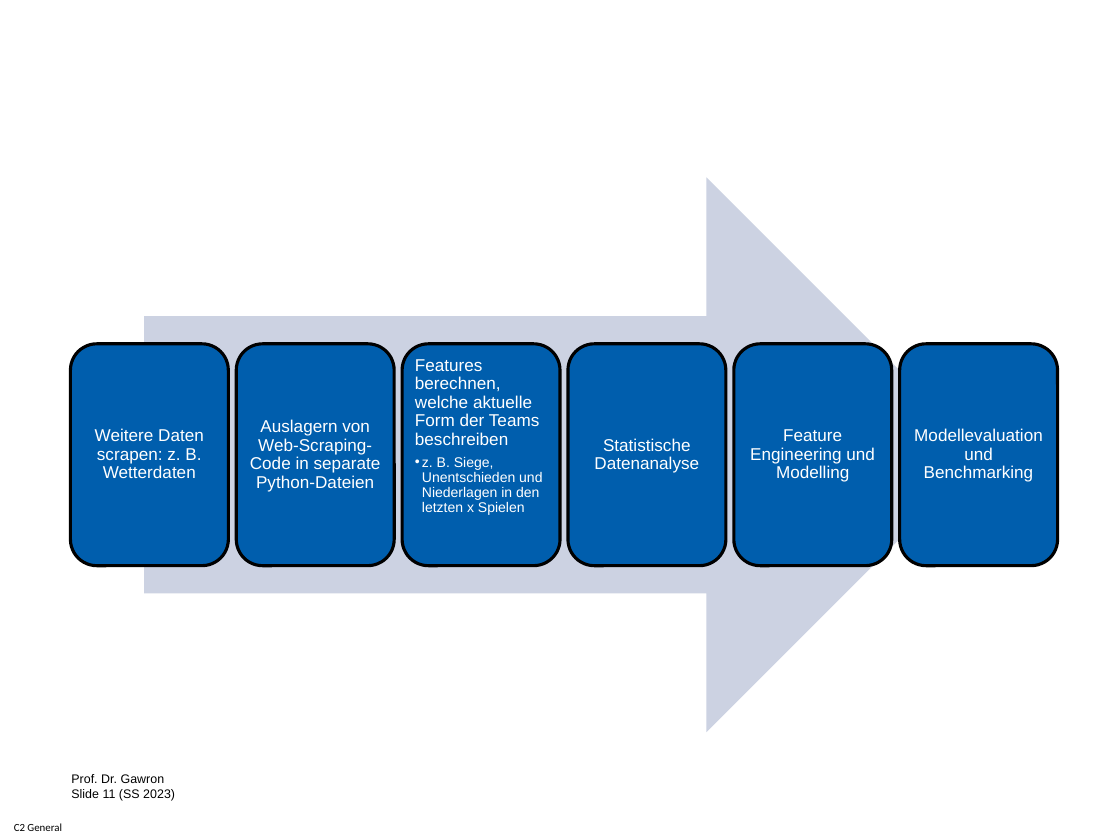
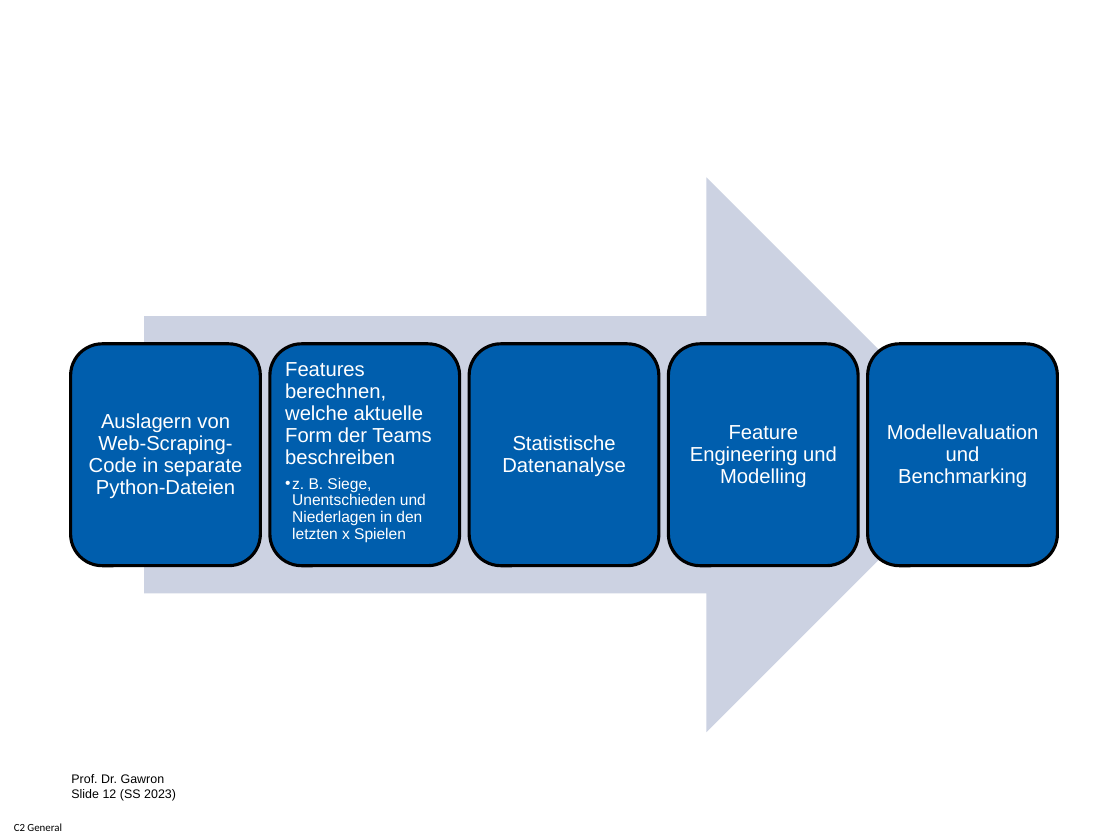
Before and after one commit to lucajanas/web-mining, a slide deck: slide 12 of InterimPresentation.pptx (slide 11 before the commit). Drawn at 1120x840 pixels with LibreOffice and Linux fonts; fonts in the diff are those of the drawing; background and template pictures are left out. Boxes give left, top, right and bottom in pixels: in the first picture for what was removed or moved away, otherwise in the second. Text is boxed around its words. In the diff, an @@ line names an element or a change of style, - is before the commit and + after.

```diff
--- a/InterimPresentation.pptx
+++ b/InterimPresentation.pptx
@@ rounded rectangle resized from (x1=71, y1=344, x2=228, y2=566) to (x1=71, y1=344, x2=260, y2=566) @@
@@ size 11 to 13 pt in 4 elements at (x1=887, y1=424, x2=1038, y2=488), (x1=690, y1=425, x2=837, y2=488), (x1=502, y1=435, x2=625, y2=476), (x1=89, y1=413, x2=243, y2=498) @@
@@ text "Auslagern von Web-Scraping-Code in separate ..." moved from (x1=250, y1=419, x2=381, y2=492) to (x1=89, y1=413, x2=243, y2=498) @@
@@ rounded rectangle resized from (x1=236, y1=344, x2=394, y2=566) to (x1=270, y1=344, x2=459, y2=566) @@
@@ text "Features berechnen, welche aktuelle Form ..." moved from (x1=415, y1=359, x2=542, y2=515) to (x1=285, y1=362, x2=431, y2=543) @@
@@ text "Features berechnen, welche aktuelle Form ..." at (x1=285, y1=362, x2=431, y2=543): size 11 to 13 pt in "Features berechnen, welche aktuelle Form der Teams ..."; size 9 to 10 pt in "z. B. Siege, Unentschieden und Niederlagen in ..." @@
@@ rounded rectangle removed at (x1=402, y1=344, x2=560, y2=566) @@
@@ rounded rectangle resized from (x1=568, y1=344, x2=726, y2=566) to (x1=469, y1=344, x2=659, y2=566) @@
@@ text "Statistische Datenanalyse" moved from (x1=594, y1=438, x2=699, y2=473) to (x1=502, y1=435, x2=625, y2=476) @@
@@ rounded rectangle resized from (x1=734, y1=344, x2=892, y2=566) to (x1=669, y1=344, x2=858, y2=566) @@
@@ text "Feature Engineering und Modelling" moved from (x1=750, y1=429, x2=875, y2=482) to (x1=690, y1=425, x2=837, y2=488) @@
@@ rounded rectangle resized from (x1=899, y1=344, x2=1057, y2=566) to (x1=868, y1=344, x2=1057, y2=566) @@
@@ text "Modellevaluation und Benchmarking" moved from (x1=914, y1=428, x2=1043, y2=482) to (x1=887, y1=424, x2=1038, y2=488) @@
@@ text removed at (x1=95, y1=428, x2=204, y2=478) @@
-Weitere Daten scrapen: z. B. Wetterdaten
@@ text at (x1=71, y1=774, x2=176, y2=801): text changed @@
-Prof. Dr. Gawron
-Slide 11 (SS 2023)
+Prof. Dr. Gawron
+Slide 12 (SS 2023)
```
Also in this commit, not shown: 1 slide added, 2 other files.
